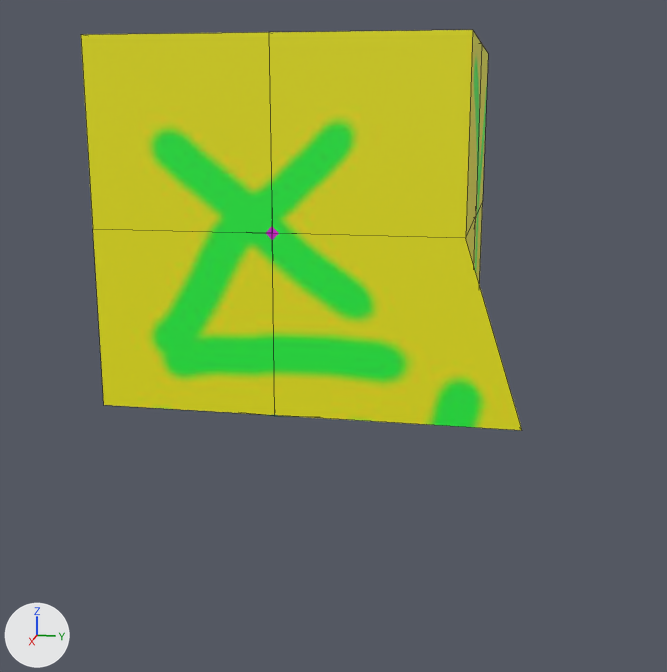
One commit to the Blender file wapuku-resources/blender/wapuku.blend: the scene before it, then after it.
One viewpoint serves both versions: a camera (50 mm lens) standing at (5.65, 1.26, 0.63) and looking at (-0.07, 0.11, -0.8). Every picture has the same lights, and +X, +Y and +Z are marked at lower left. Mesh edges are drawn as thin lines.

Before the edit, the objects in view are built like this:
```python
me_cube = bpy.data.meshes.new('Cube')
me_cube.from_pydata(...)  # 26 vertices, 24 faces; spans x -1.0..1.0, y -1.0..1.32, z -1.0..1.0
me_cube.materials.append(mat_cube_material)  # picture img_cube_1024_jpg
ob_cube = bpy.data.objects.new('Cube', me_cube)
ob_cube.location = (0.0, 0.0, 0.0)
```
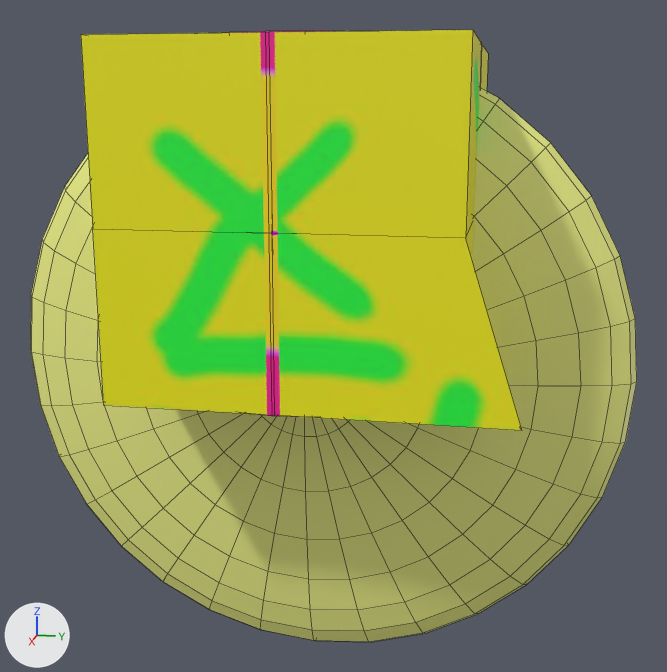
The newer file is also turned or shifted as a whole; pictures and numbers use the older file's frame.

Pixel boxes [x1, y1, x2, y2] of what changed, in the pictures (667 x 672 px):
'Torus', added (yellow): after [30, 88, 637, 642]
'Cylinder', added: after [229, 31, 482, 417]

What changed in the scene script:
```text
Add img_torus_1024_jpg:
    img_torus_1024_jpg = load_image('torus_1024.jpg', '../../wapuku-ui/www/data/torus_1024.jpg', 1024, 1024, 'sRGB')
Add img_cylinder_1024_jpg:
    img_cylinder_1024_jpg = load_image('cylinder_1024.jpg', '../../wapuku-ui/www/data/cylinder_1024.jpg', 1024, 1024, 'sRGB')
Add mat_torus_material:
    mat_torus_material = principled_material('torus_material')
    mat_torus_material.texture = img_torus_1024_jpg
Add mat_cylinder_material:
    mat_cylinder_material = principled_material('cylinder_material')
    mat_cylinder_material.texture = img_cylinder_1024_jpg
Add me_torus:
    me_torus.from_pydata(...)  # a UV sphere (32 segments, 16 rings, poles along x) spanning x -0.29..0.29, y -2.0..2.0, z -2.0..2.0
    me_torus.materials.append(mat_torus_material)  # picture img_torus_1024_jpg
Add me_cylinder:
    me_cylinder.from_pydata(...)  # a 32-sided cylinder along z spanning x -1.0..1.0, y -1.0..1.0, z 0.24..2.24
    me_cylinder.materials.append(mat_cylinder_material)  # picture img_cylinder_1024_jpg
Add ob_torus:
    ob_torus = bpy.data.objects.new('Torus', me_torus)
    ob_torus.location = (0.0, 0.0, -0.98)
Add ob_cylinder:
    ob_cylinder = bpy.data.objects.new('Cylinder', me_cylinder)
    ob_cylinder.location = (0.0, 0.0, -1.24)
```
